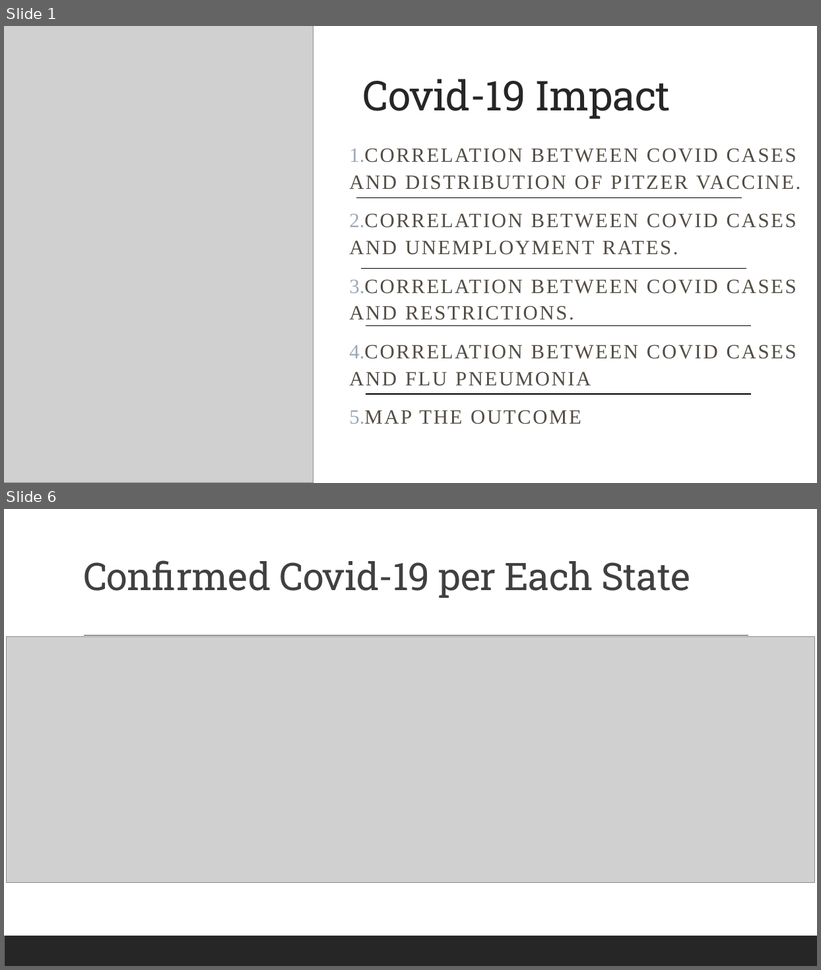
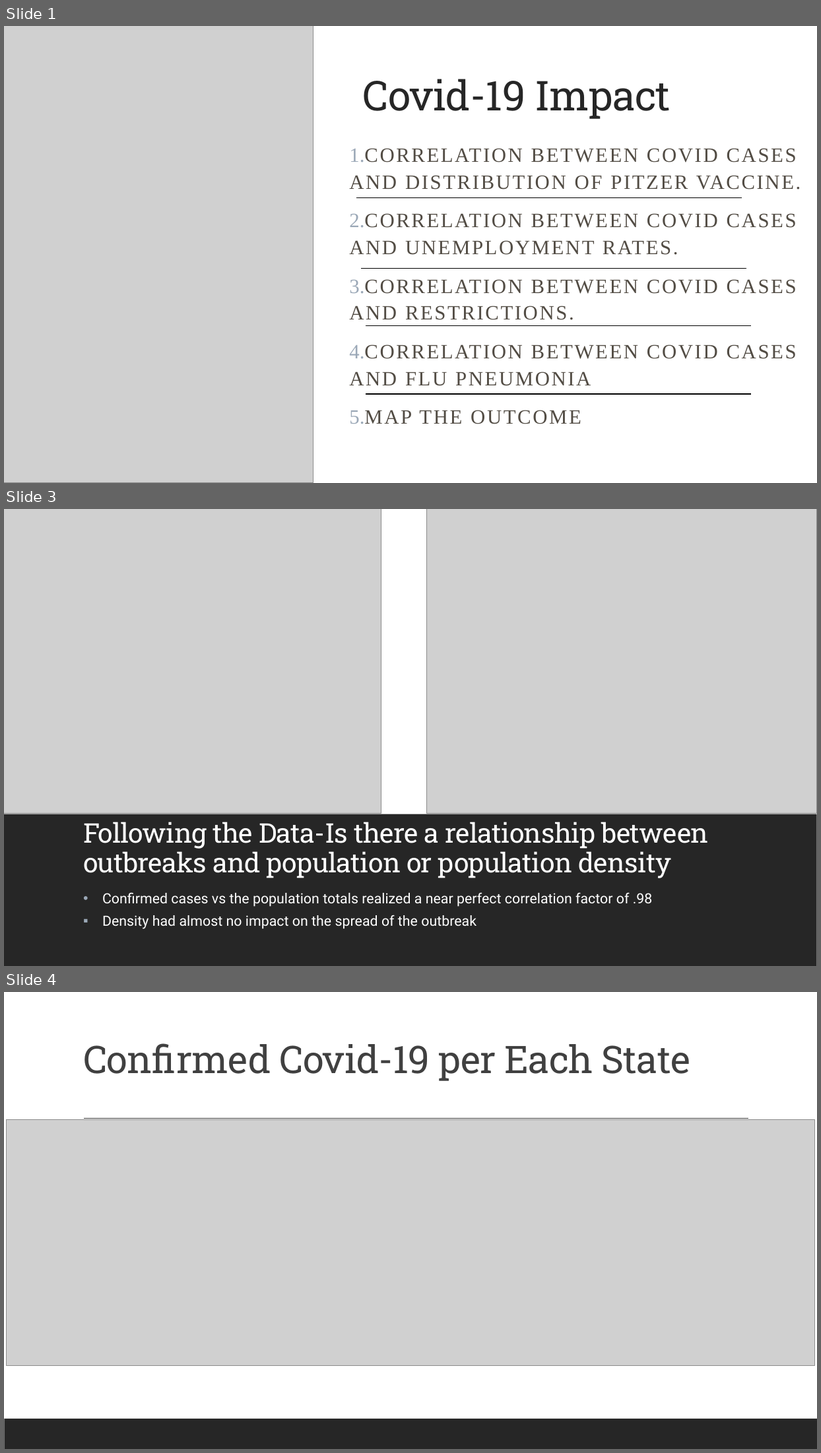
Before and after one commit to chadmilburn/COVID, a slide deck: Covid-19 Project One .pptx. Shown one above the other, each under a label of ours: slides 1 and 6 before the commit, slides 1, 3 and 4 after it; the slides between them are not shown. The pictures are 821x970 and 821x1453 pixels, drawn with LibreOffice and Linux fonts; fonts in the diff are those of the drawing; grey boxes stand for pictures. Boxes give left, top, right and bottom in pixels: in the first picture for what was removed or moved away, otherwise in the second. Text is boxed around its words. In the diff, an @@ line names an element or a change of style, - is before the commit and + after.

```diff
--- a/Covid-19 Project One .pptx
+++ b/Covid-19 Project One .pptx
@@ slide 3 added at <box>4,509,817,966</box>, background #FFFFFF @@
@@ picture added at <box>4,509,381,814</box> @@
@@ picture added at <box>426,509,817,814</box> @@
@@ rectangle added at <box>4,815,817,966</box>, fill #262626 @@
@@ title added at <box>83,822,709,879</box>, 32 pt, text #FFFFFF @@
+Following the Data-Is there a relationship between outbreaks and population or population density
@@ text added at <box>102,893,653,929</box>, 16.6 pt, text #FFFFFF @@
+• Confirmed cases vs the population totals realized a near perfect correlation factor of .98
+▪ Density had almost no impact on the spread of the outbreak
@@ what was slide 6 is now slide 4 @@
```
Also in this commit, not shown: 1 other slide added, 4 slides removed.
